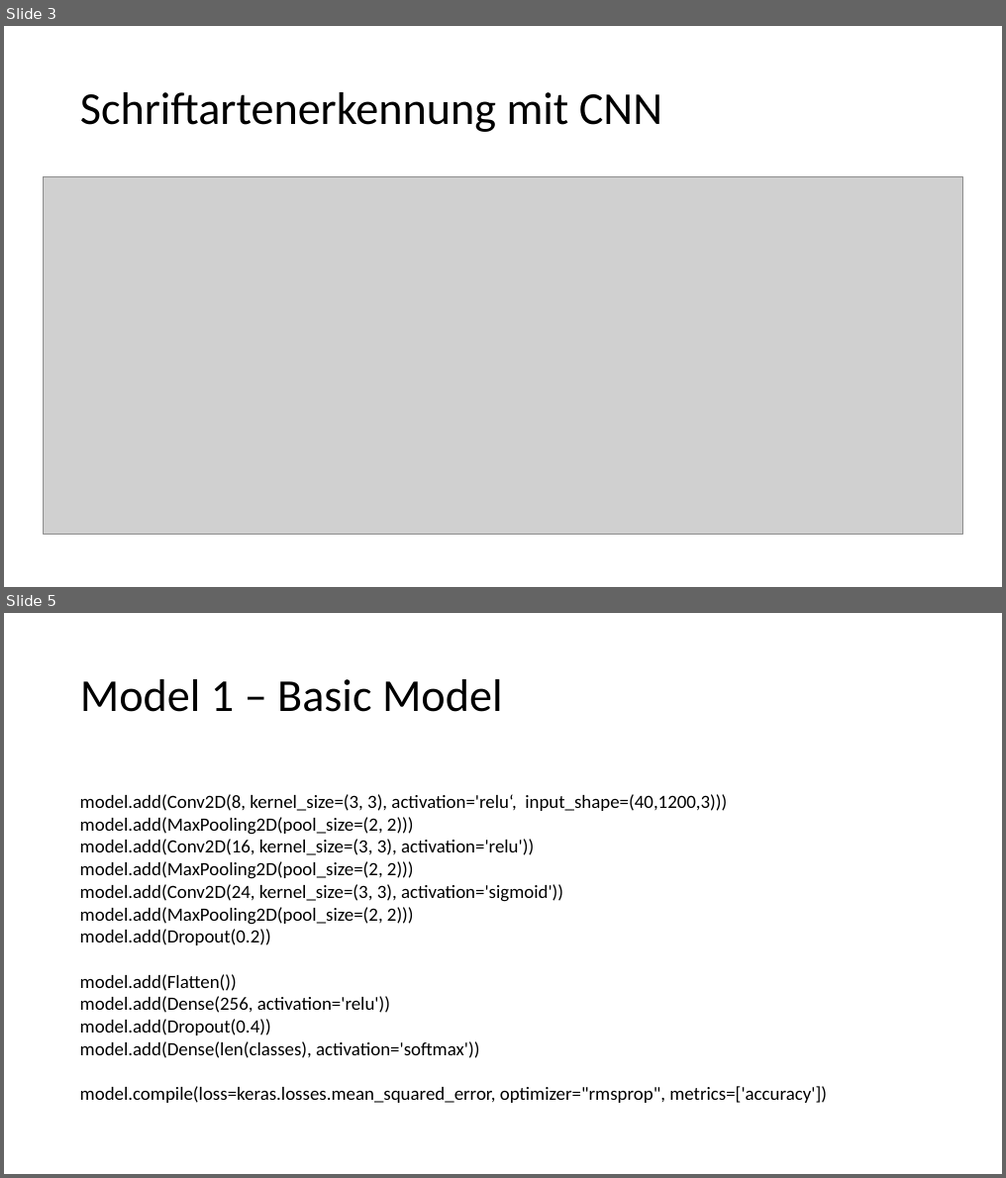
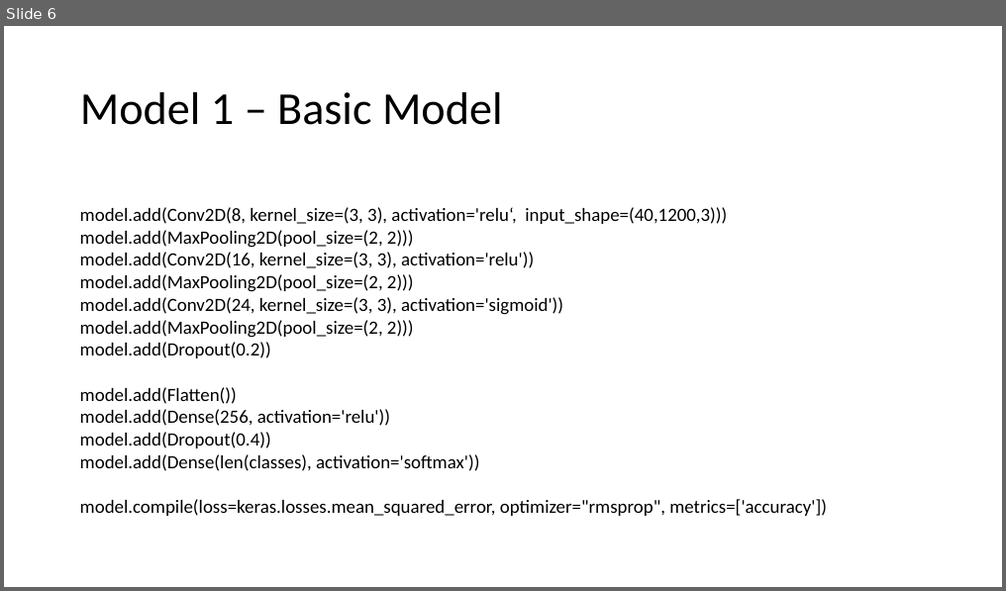
Before and after one commit to alex-ta/Fontinator, a slide deck: NeuronalNet/Alex/Schriftartenerkennung mit CNN.pptx. Shown one above the other, each under a label of ours: slides 3 and 5 before the commit, slide 6 after it; the slides between them are not shown. The pictures are 1006x1178 and 1006x591 pixels, drawn with LibreOffice and Linux fonts; fonts in the diff are those of the drawing; grey boxes stand for pictures. Boxes give left, top, right and bottom in pixels: in the first picture for what was removed or moved away, otherwise in the second. Text is boxed around its words. In the diff, an @@ line names an element or a change of style, - is before the commit and + after.

```diff
--- a/NeuronalNet/Alex/Schriftartenerkennung mit CNN.pptx
+++ b/NeuronalNet/Alex/Schriftartenerkennung mit CNN.pptx
@@ slide 3 removed at (x1=4, y1=26, x2=1002, y2=587), background #FFFFFF @@
@@ title removed at (x1=80, y1=92, x2=662, y2=132) @@
-Schriftartenerkennung mit CNN
@@ picture removed at (x1=44, y1=177, x2=963, y2=534) @@
@@ what was slide 5 is now slide 6 @@
```
Also in this commit, not shown: 6 slides changed, 3 slides added, 1 other slide removed, 1 other file.
